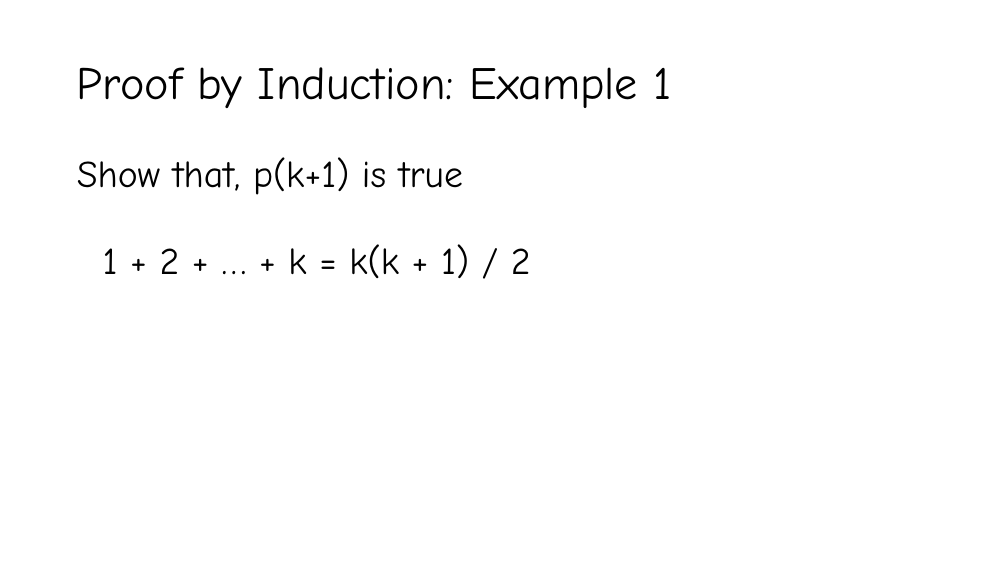
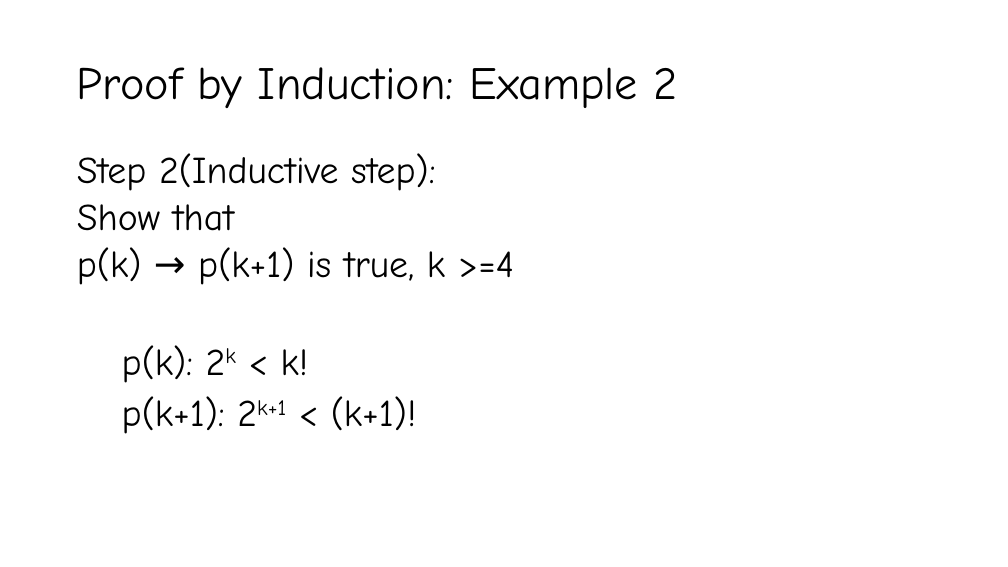
Before and after one commit to YeasirRayhanPrince/yeasirrayhanprince.github.io, a slide deck: slide 54 of cse106/slides/3. Proofs.pptx (slide 49 before the commit). Drawn at 1008x567 pixels with LibreOffice and Linux fonts; fonts in the diff are those of the drawing. Boxes give left, top, right and bottom in pixels: in the first picture for what was removed or moved away, otherwise in the second. Text is boxed around its words. In the diff, an @@ line names an element or a change of style, - is before the commit and + after.

Commit message:
updated_proofs

```diff
--- a/cse106/slides/3. Proofs.pptx
+++ b/cse106/slides/3. Proofs.pptx
@@ title at [77, 67, 677, 108]: text changed @@
-Proof by Induction: Example 1
+Proof by Induction: Example 2
@@ text at [77, 153, 514, 285]: text changed @@
-Show that, p(k+1) is true
+Step 2(Inductive step):
+Show that
+p(k) → p(k+1) is true, k >=4
@@ text removed at [103, 244, 531, 278] @@
-1 + 2 + … + k = k(k + 1) / 2
@@ text added at [122, 345, 416, 434], 36 pt, text #000000 @@
+p(k): 2k < k!
+p(k+1): 2k+1 < (k+1)!
```
Also in this commit, not shown: 10 other slides changed, 1 slide removed, 2 other files.
